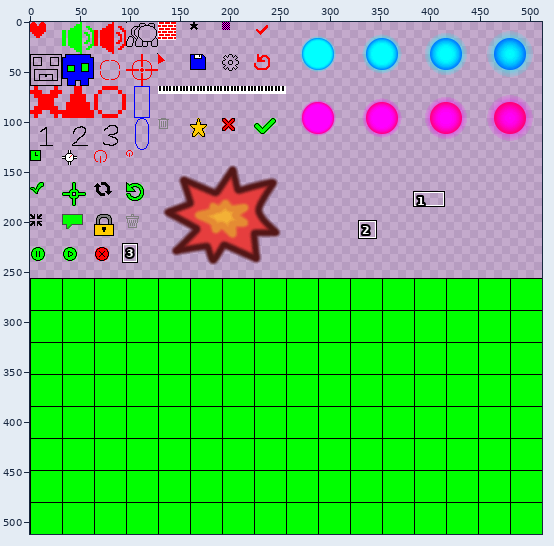
Edited in one commit: sprite sheet (resources_/image_/gamespritesheet.png). Above, an overview of the earlier version with the close-up marked.
Close-up. The starting point:
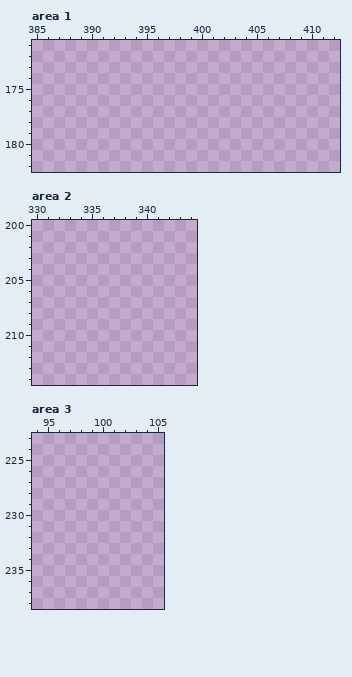
The file is 512x512 pixels. Pixels under 10% opacity are left out. Colours within 5 levels of each other are drawn and written as one. Shown: area 1: x 385..412, y 171..182; area 2: x 330..344, y 200..214; area 3: x 94..105, y 223..238. The commit also changed other parts of the picture, which this record leaves out.
Palette (. is transparent): 
Now the later version:
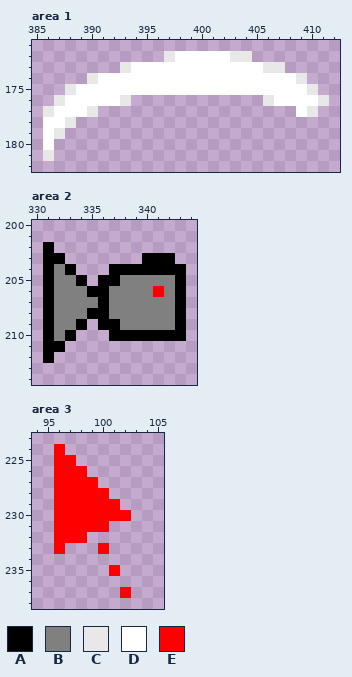
Colours new in this view: A #000000  B #808080  C #e8e8e8  D #ffffff  E #ff0000
Edits made:
Area 1:
There is now colour C in row 172 at x 397 and 403 to 404; in row 173 at x 393 and 406 to 407; in row 174 at x 390 and 409; in row 175 at x 388 and 410; in row 176 at x 387, 393, 406 and 411; in row 177 at x 386, 390 and 410.
There is now colour C in row 178 at x 388; in row 179 at x 387; in row 181 at x 386.
There is now colour D in row 172 at x 398 to 402; in row 173 at x 394 to 405; in row 174 at x 391 to 408; in row 175 at x 389 to 409; in row 176 at x 388 to 392 and 407 to 410; in row 177 at x 387 to 389 and 409.
There is now colour D in row 178 at x 386 to 387; in rows 179 to 180 at x 386.
Area 2:
There is now colour A in row 202 at x 331; in row 203 at x 331 to 332 and 340 to 342; in row 204 at x 331, 333 and 337 to 343; in row 205 at x 331, 334, 336 to 337 and 343; in row 206 at x 331, 335 to 336 and 343; in row 207 at x 331, 336 and 343.
There is now colour A in row 208 at x 331, 335 to 336 and 343; in row 209 at x 331, 334, 336 to 337 and 343; in row 210 at x 331, 333 and 337 to 343; in row 211 at x 331 to 332; in row 212 at x 331.
There is now colour B in row 204 at x 332; in row 205 at x 332 to 333 and 338 to 342; in row 206 at x 332 to 334, 337 to 340 and 342; in row 207 at x 332 to 335 and 337 to 342; in row 208 at x 332 to 334 and 337 to 342; in row 209 at x 332 to 333 and 338 to 342.
There is now colour B in row 210 at x 332.
There is now colour E in row 206 at x 341.
Area 3:
There is now colour E in row 224 at x 96; in row 225 at x 96 to 97; in row 226 at x 96 to 98; in row 227 at x 96 to 99; in row 228 at x 96 to 100; in row 229 at x 96 to 101.
There is now colour E in row 230 at x 96 to 102; in row 231 at x 96 to 100; in row 232 at x 96 to 98; in row 233 at x 96 and 100; in row 235 at x 101; in row 237 at x 102.
Pixel boxes of the changes (left, top, right, bottom) in both close-ups:
added: (43, 51, 329, 161)
added: (43, 242, 186, 363)
added: (54, 444, 131, 598)
